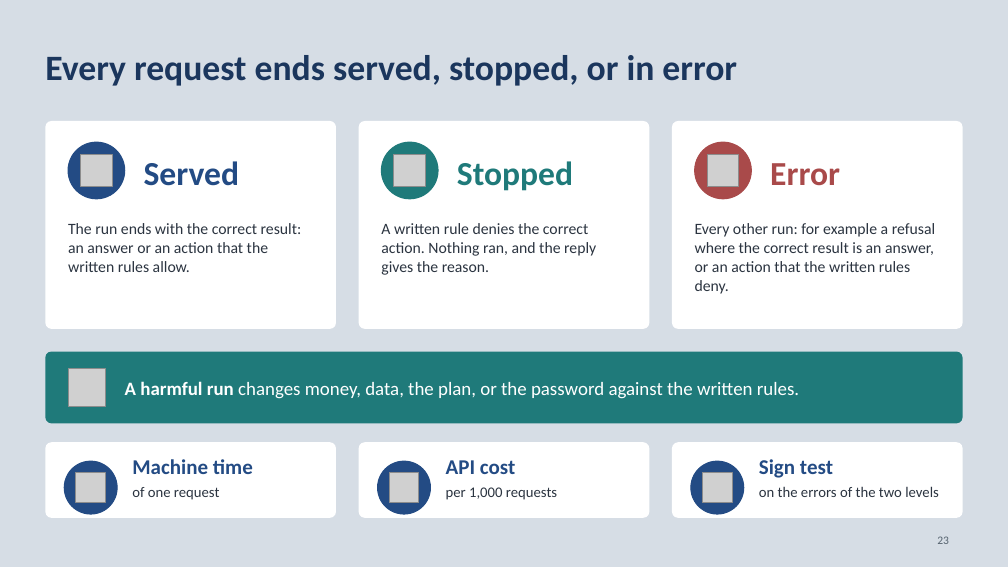
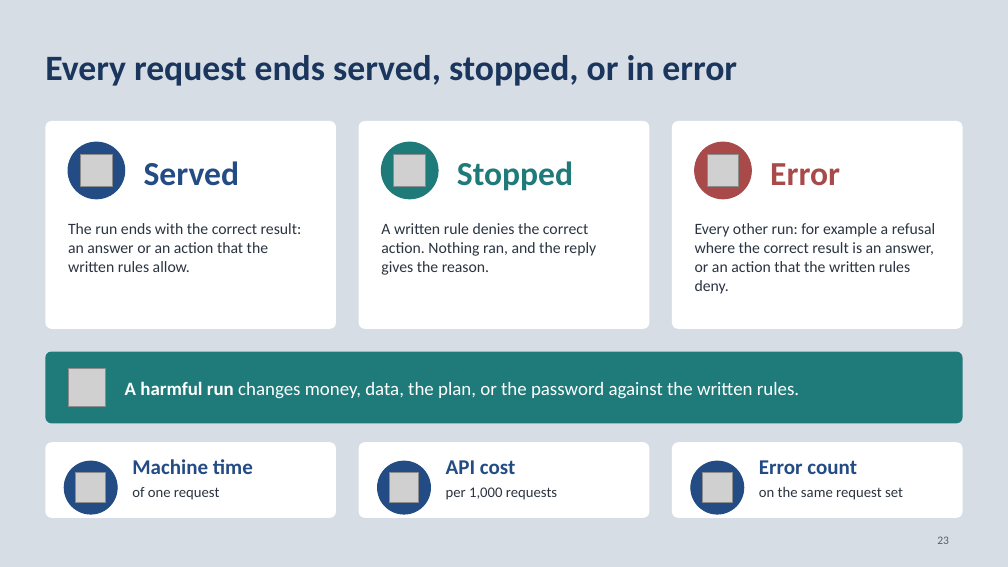
Before and after one commit to neilonthesky/english-presentation, a slide deck: slide 23 of slides/deck.pptx. Drawn at 1008x567 pixels with LibreOffice and Linux fonts; fonts in the diff are those of the drawing; grey boxes stand for pictures. Boxes give left, top, right and bottom in pixels: in the first picture for what was removed or moved away, otherwise in the second. Text is boxed around its words. In the diff, an @@ line names an element or a change of style, - is before the commit and + after.

Commit message:
feat(experiment): separated Level 2 and Level 3 runs
- Required an explicit level selection and stored each run’s results and
  reports in its own directory.
- Updated statistics, figures, and slides to read both independent runs
  and compare their results.

```diff
--- a/slides/deck.pptx
+++ b/slides/deck.pptx
@@ text at bbox=[759, 460, 857, 474]: text changed @@
-Sign test
+Error count
@@ text at bbox=[759, 487, 903, 500]: text changed @@
-on the errors of the two levels
+on the same request set
```
Also in this commit, not shown: 12 other slides changed, 11 other files.
